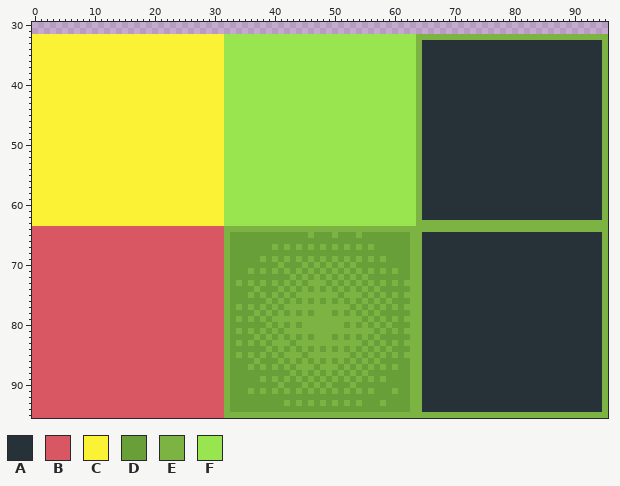
Pixel-art file: Assets/AnimationImporter-master/tiles/tile_grill.ase. Above: the version before the commit.
96x96 pixels, 1 frame. Shown: x 0..95, y 30..95.
Palette (. is transparent): A #263238  B #d95763  C #fbf236  D #689f38  E #7cb342  F #99e550
The same view after the edit:
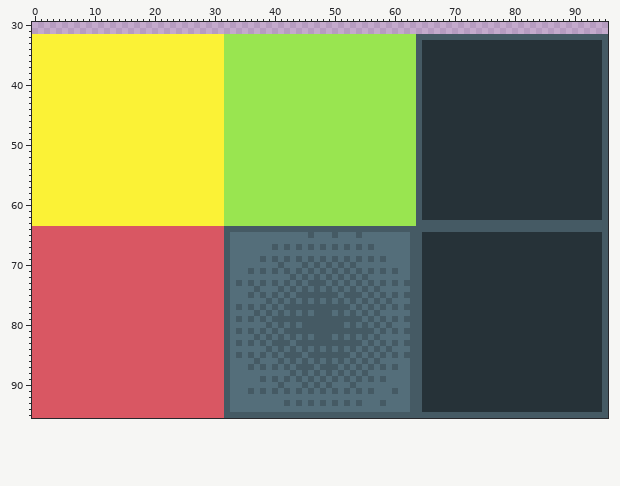
Change:
Colour D changes from #689f38 to #546e7a.
Colour E changes from #7cb342 to #455a64.
Pixel boxes of the changes (left, top, right, bottom) in both pictures:
changed: (224, 34, 608, 418)
